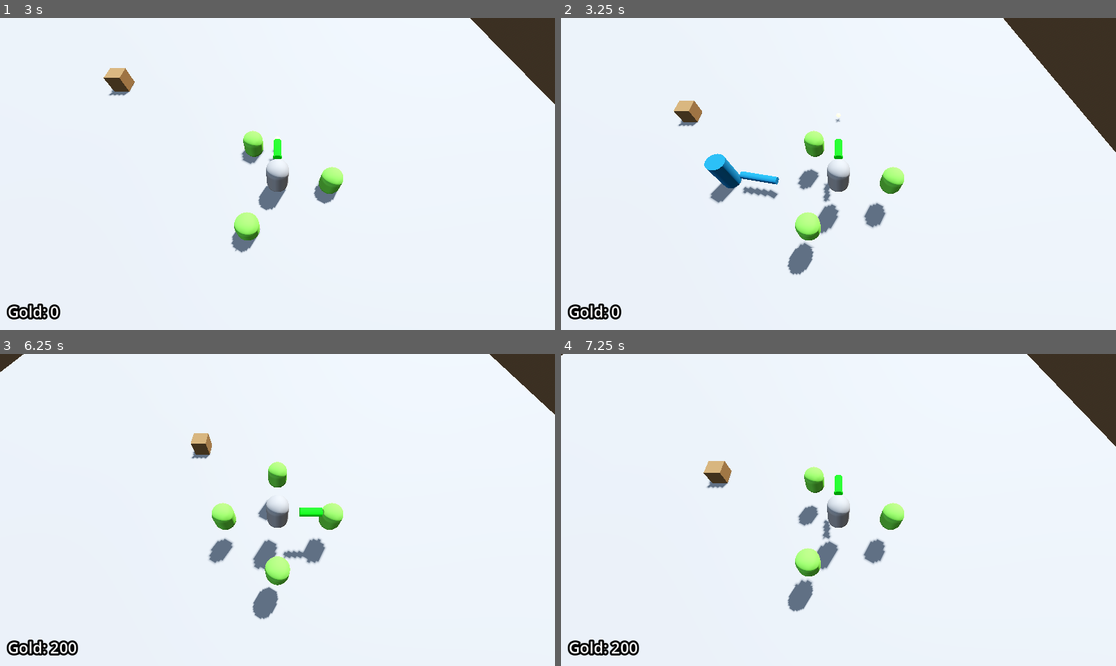
Above: before the commit, frames 1-4 (two rows, left to right).
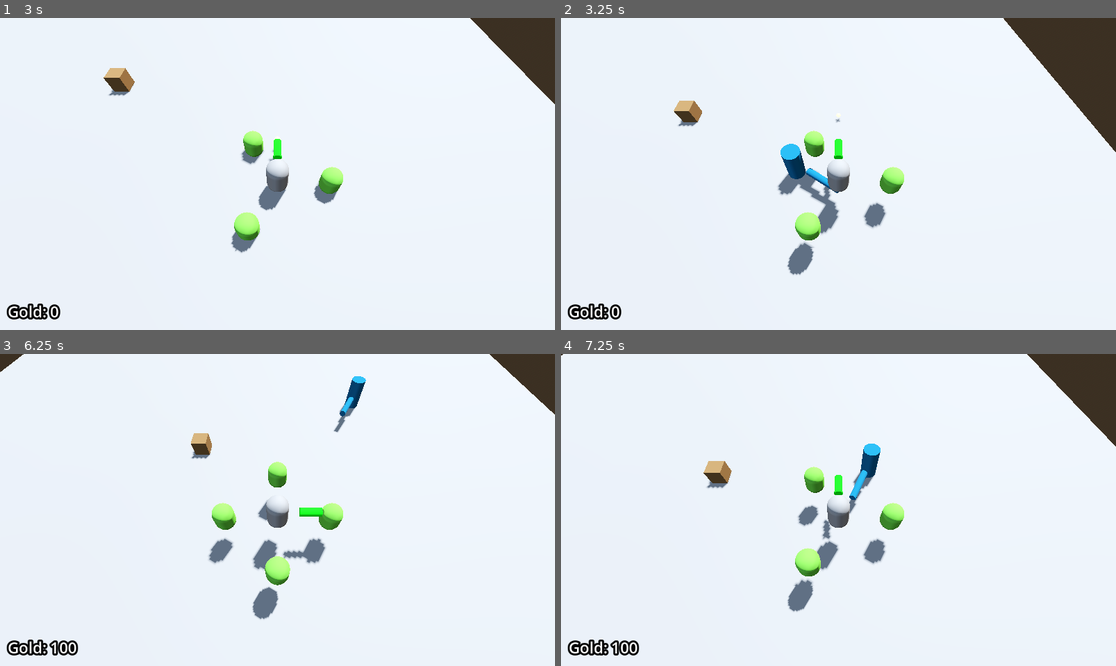
Above: after the commit, the same moments.

Repository: Ra-vanTech/ProjectBoozeArmy
Game: Godot game, scene res://Escena1_BoozeArmy.tscn
The game is run twice, just before and just after one commit, with the same random seed, the same clock (stepped at 60 frames per second) and the same inputs.
Inputs (mouse positions are in pixels of both pictures, inside the frame that each line leads up to):
- Up to frame 1 (3 s): tap Enter at 0.5 s; move the mouse to (399, 158) at 0.52 s; hold D (move_right) 0.53-1.28 s; right-click (399, 158) at 0.6 s; tap Space (jump) at 0.77, 1.52 s; move the mouse to (166, 189) at 1.27 s; hold S (move_back) 1.28-2.03 s; tap Q at 1.35 s; move the mouse to (333, 105) at 2.02 s; hold D (move_right) 2.03-2.78 s; tap E at 2.1 s; move the mouse to (249, 236) at 2.77 s; hold W (move_forward) from 2.78 s (still down); right-click (249, 236) at 2.85 s
- Up to frame 2 (3.25 s): keep holding W (move_forward); tap Space (jump) at 3.02 s
- Up to frame 3 (6.25 s): move the mouse to (444, 556) at 3.52 s; release W (move_forward) at 3.53 s; hold A (move_left) 3.53-5.03 s; tap Q at 3.6, 5.85 s; tap Space (jump) at 3.77, 4.52, 6.02 s; move the mouse to (111, 463) at 4.27 s; tap E at 4.35 s; move the mouse to (305, 510) at 5.02 s; hold S (move_back) 5.03-5.78 s; right-click (305, 510) at 5.1 s; move the mouse to (194, 432) at 5.77 s; hold D (move_right) from 5.78 s (still down)
- Up to frame 4 (7.25 s): move the mouse to (960, 494) at 6.52 s; release D (move_right) at 6.53 s; hold W (move_forward) from 6.53 s (still down); tap E at 6.6 s; tap Space (jump) at 6.77 s

Frame 1 is identical in both runs. In frame 2, 1.7% of the frame differs, in the area x 25-51%, y 40-61%; in frame 3, 0.4%; in frame 4, 0.6%.
Error before the commit: Invalid access to property or key 'STARTING_HEALTH' on a base object of type 'CharacterBody3D (Enemy)'. (res://core/managers/enemy_spawner/enemy_spawner.gd:25)

Commit message:
[fix] Escalado de salud y dinero soltado funcional

Diff:
--- a/core/managers/enemy_spawner/enemy_spawner.gd
+++ b/core/managers/enemy_spawner/enemy_spawner.gd
@@ -20,10 +20,10 @@
 
 func spawn_enemy() -> void:
 	for i in range(spawn_amount):
-		var new_enemy = enemy.instantiate()
+		var new_enemy = enemy.instantiate() as Enemy
+		new_enemy.health *= difficulty_manager.get_health_mult()
+		new_enemy.COINS_DROPPED *= difficulty_manager.get_money_mult()
 		add_child(new_enemy)
-		new_enemy.STARTING_HEALTH *= difficulty_manager.get_health_mult()
-		new_enemy.COINS_DROPPED *= difficulty_manager.get_money_mult()
-		new_enemy.global_position = global_position + Vector3(randi_range(-10, 10), 2, randi_range(-10, 10))
+		new_enemy.global_position = global_position + Vector3(randi_range(-20, 20), 2, randi_range(-20, 20))
 	timer.wait_time = difficulty_manager.get_spawn_rate()
 	spawn_amount = difficulty_manager.get_spawn_amount()
